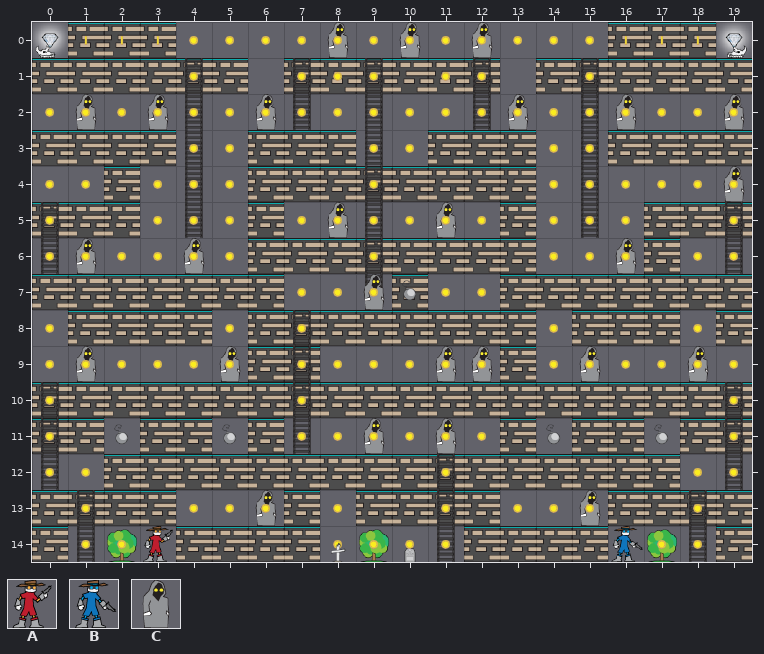
Two versions of a level (Tiled map, level12.tmx). Above is the file before it was changed.
Cells are 50x50 px. Shown: x 0..19, y 0..14.
Key: from "bandit_spritesheet": A 0, B 18, C 73.
_ is an empty cell.
Layers that did not change in this view are not listed.
Layer "Cast" before, first column x 0:
 0 ________C_C_C_______
 1 ____________________
 2 _C_C__C______C__C__C
 3 ____________________
 4 ___________________C
 5 ________C__C________
 6 _C__C___________C___
 7 _________C__________
 8 ____________________
 9 _C___C_____CC__C__C_
10 ____________________
11 _________C_C________
12 ____________________
13 ______C________C____
14 ___A____________B___
The same view after the edit:
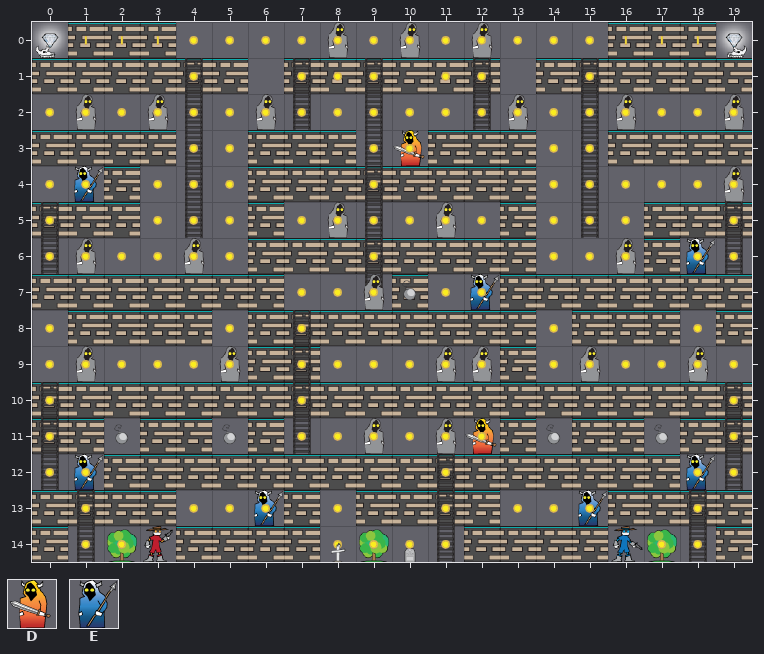
Further tiles: from "bandit_spritesheet": D 90, E 103.
What changed:
Changed rows in their new state; . is an unchanged cell.
Layer "Cast":
first column x 1:
 3 .........D........
 4 E.................
 6 .................E
 7 ...........E......
first column x 1:
11 ...........D......
12 E................E
13 .....E........E...
